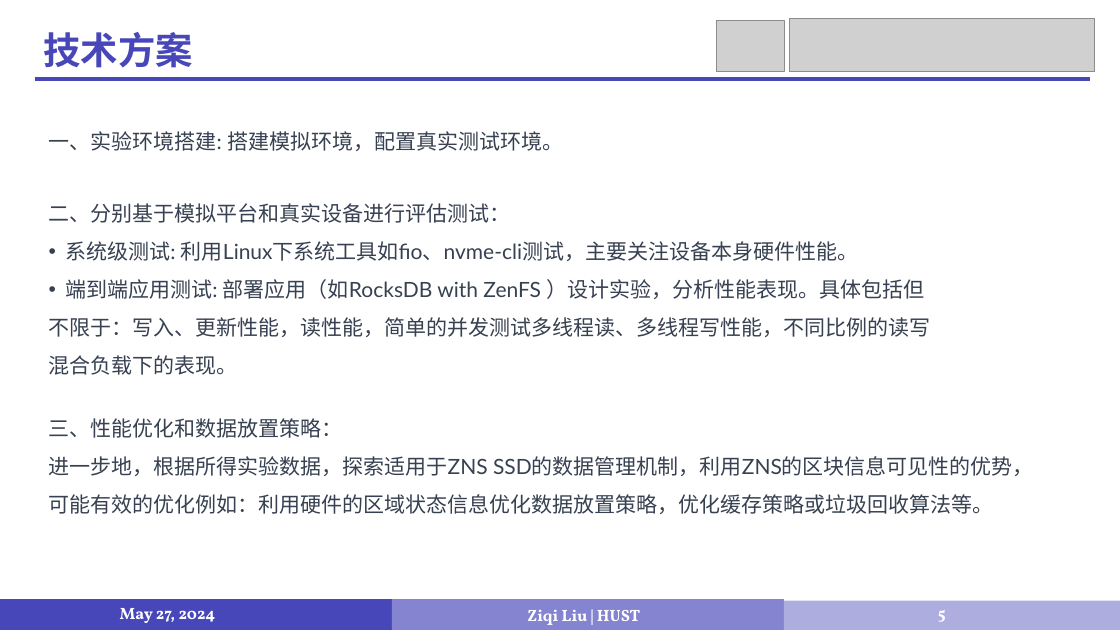
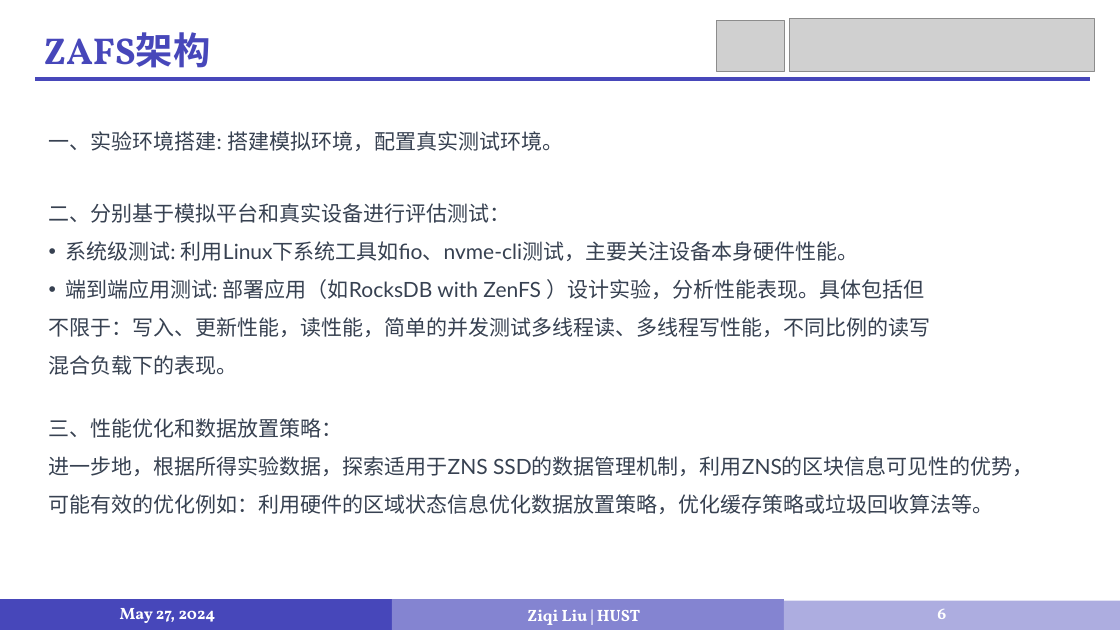
Before and after one commit to LiuziqiOvO/md, a slide deck: slide 6 of 毕设/毕设答辩.pptx (slide 5 before the commit). Drawn at 1120x630 pixels with LibreOffice and Linux fonts; fonts in the diff are those of the drawing; grey boxes stand for pictures. Boxes give left, top, right and bottom in pixels: in the first picture for what was removed or moved away, otherwise in the second. Text is boxed around its words. In the diff, an @@ line names an element or a change of style, - is before the commit and + after.

```diff
--- a/毕设/毕设答辩.pptx
+++ b/毕设/毕设答辩.pptx
@@ text at (x1=44, y1=32, x2=211, y2=81): text changed @@
-技术方案
+ZAFS架构
@@ page number at (x1=937, y1=609, x2=946, y2=619): text changed @@
-5
+6
```
Also in this commit, not shown: 4 other slides changed, 1 slide removed, 2 other files.
